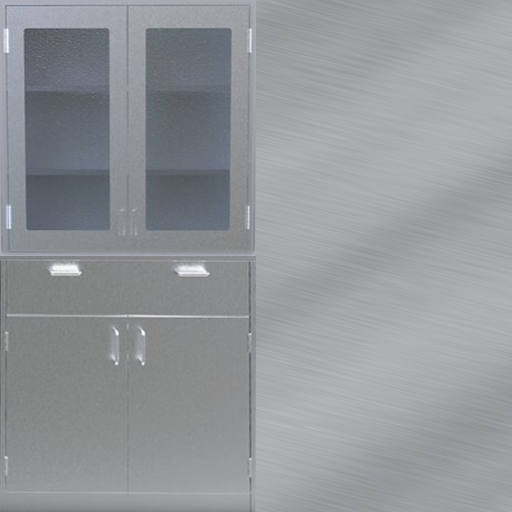
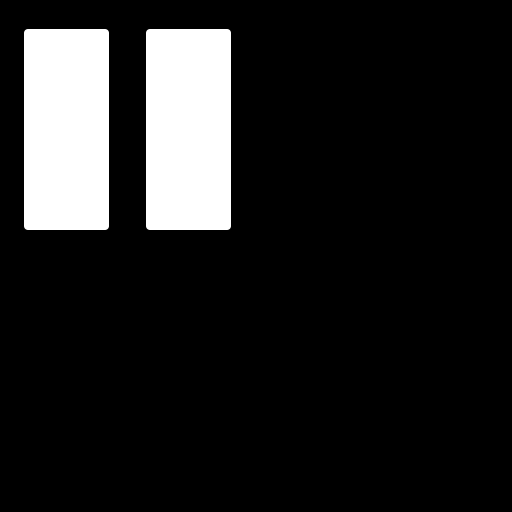
Comparing the layer stacks of the two 512×512 images. Changes:
added layer "SPECULAR_SHINE copy" above "SPECULAR_SHINE" over bbox(146, 29, 231, 230)
added layer "SPECULAR_SHINE" above "SPECULAR_NOT_SHINY" over bbox(24, 29, 109, 230)
added layer "SPECULAR_NOT_SHINY" above "Layer 4" over bbox(0, 0, 512, 512)
